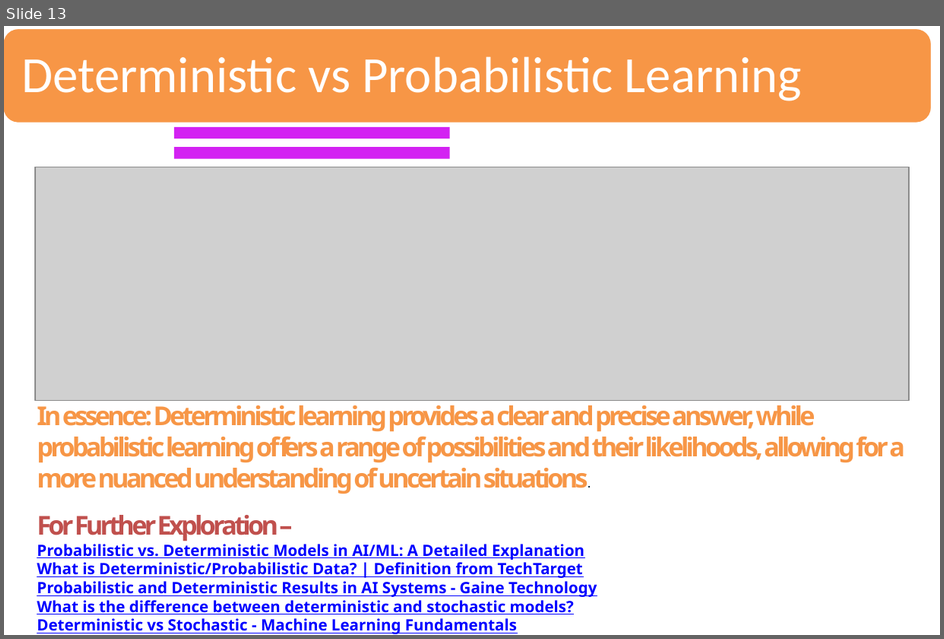
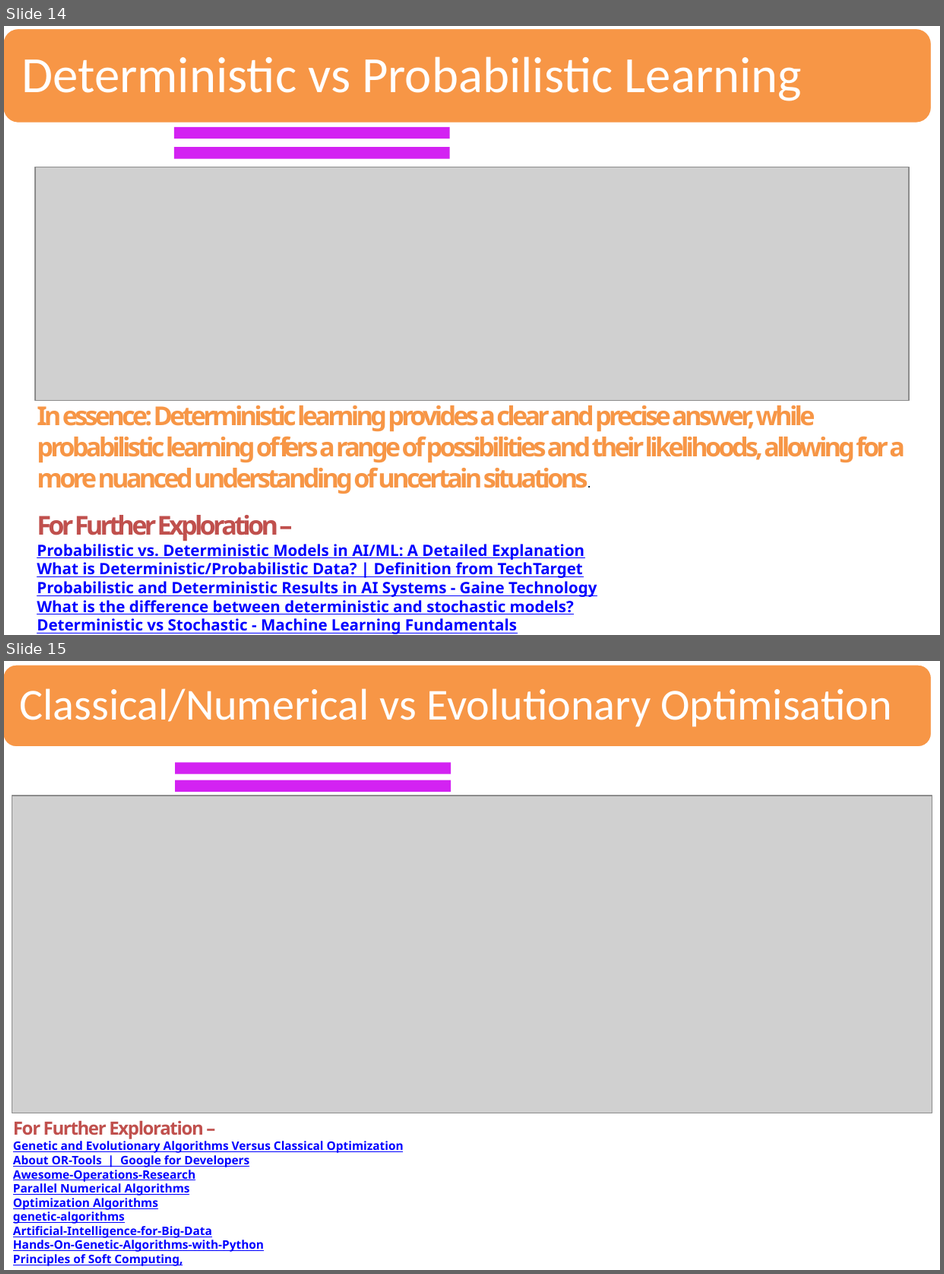
Before and after one commit to sandipray63in/Some_Self_Learning_Decks, a slide deck: AI, ML, DL & Related Topics(WIP).pptx. Shown one above the other, each under a label of ours: slide 13 before the commit, slides 14 and 15 after it. The pictures are 944x639 and 944x1274 pixels, drawn with LibreOffice and Linux fonts; fonts in the diff are those of the drawing; grey boxes stand for pictures. Boxes give left, top, right and bottom in pixels: in the first picture for what was removed or moved away, otherwise in the second. Text is boxed around its words. In the diff, an @@ line names an element or a change of style, - is before the commit and + after.

```diff
--- a/AI, ML, DL & Related Topics(WIP).pptx
+++ b/AI, ML, DL & Related Topics(WIP).pptx
@@ slide 15 added at box(4, 661, 940, 1270), background #FFFFFF @@
@@ rounded rectangle added at box(4, 664, 933, 747), fill #F79646, outline #FFFFFF 2 pt @@
@@ text added at box(20, 688, 892, 727), 34 pt, text #FFFFFF @@
+Classical/Numerical vs Evolutionary Optimisation
@@ freeform shape added at box(175, 762, 452, 773), fill #D322F2 @@
@@ picture added at box(12, 796, 932, 1113) @@
@@ freeform shape added at box(175, 780, 452, 791), fill #D322F2 @@
@@ text added at box(13, 1121, 404, 1266), 9 pt, text #0000FF, bold, underline @@
+For Further Exploration –
+Genetic and Evolutionary Algorithms Versus Classical Optimization
+About OR-Tools | Google for Developers
+Awesome-Operations-Research
+Parallel Numerical Algorithms
+Optimization Algorithms
+genetic-algorithms
+Artificial-Intelligence-for-Big-Data
+Hands-On-Genetic-Algorithms-with-Python
+Principles of Soft Computing,
@@ what was slide 13 is now slide 14 @@
```
Also in this commit, not shown: 3 slides changed, 10 other slides added.
